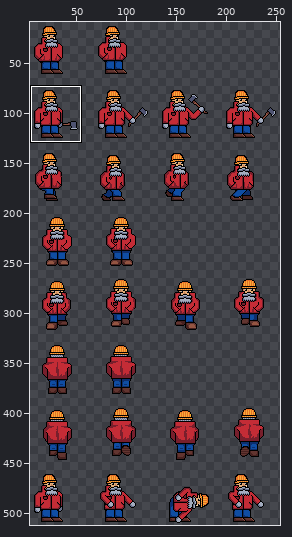
Two states of a sprite sheet, Assets/Art/Lumberjack/Lumberjack.png. The first picture is a wide view before the edit; the outline marks the close-up.
Close-up. Old version:
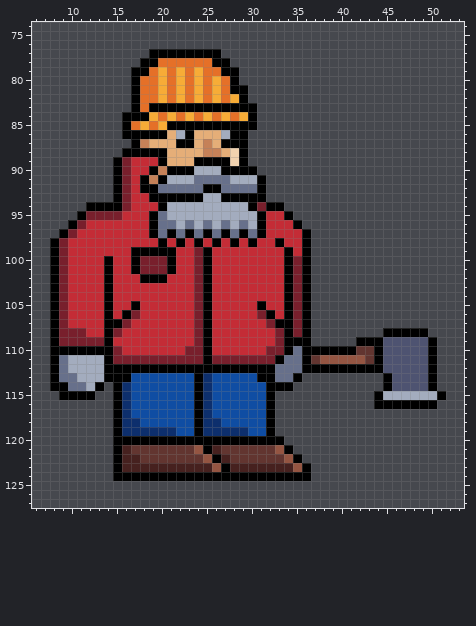
The file is 256x512 pixels. Shown: x 6..53, y 74..127. The wide view leaves out empty margins. The commit also changed other parts of the picture, which this record leaves out.
Once edited:
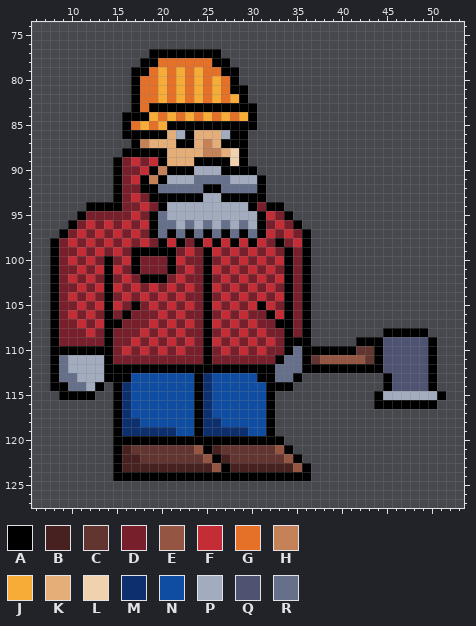
Palette (. is transparent): A #000000  B #46211f  C #623530  D #781f2c  E #945542  F #c42c36  G #e57028  H #c58158  J #f7ac37  K #e5ae78  L #f0d2af  M #0d2f6d  N #0f4da3  P #a3acbe  Q #4e5371  R #67708b
From old to new:
y 89: x 18 F -> D
y 90: x 17 F -> D
y 92: x 17 F -> D
y 93: x 18 F -> D
y 94: x 17 F -> D; x 19 F -> D
y 95: x 16 F -> D; x 18 F -> D; x 33 F -> D
y 96: x 13 F -> D; x 15 F -> D; x 17 F -> D; x 32 F -> D; x 34 F -> D
y 97: x 12 F -> D; x 14 F -> D; x 16 F -> D; x 18 F -> D; x 33 F -> D; x 35 F -> D
y 98: x 11 F -> D; x 13 F -> D; x 15 F -> D; x 17 F -> D; x 19 F -> D; x 23 F -> D; x 32 F -> D; x 34 F -> D
y 99: x 10 F -> D; x 12 F -> D; x 14 F -> D; x 16 F -> D; x 22 F -> D; x 27 F -> D; x 29 F -> D; x 31 F -> D; x 33 F -> D; x 35 F -> D
y 100: x 11 F -> D; x 13 F -> D; x 15 F -> D; x 23 F -> D; x 26 F -> D; x 28 F -> D; x 30 F -> D; x 32 F -> D
y 101: x 10 F -> D; x 12 F -> D; x 16 F -> D; x 22 F -> D; x 27 F -> D; x 29 F -> D; x 31 F -> D; x 33 F -> D
y 102: x 11 F -> D; x 13 F -> D; x 15 F -> D; x 17 F -> D; x 21 F -> D; x 23 F -> D; x 26 F -> D; x 28 F -> D; x 30 F -> D; x 32 F -> D
y 103: x 10 F -> D; x 12 F -> D; x 16 F -> D; x 18 F -> D; x 20 F -> D; x 22 F -> D; x 27 F -> D; x 29 F -> D; x 31 F -> D; x 33 F -> D
y 104: x 11 F -> D; x 13 F -> D; x 15 F -> D; x 17 F -> D; x 19 F -> D; x 21 F -> D; x 23 F -> D; x 26 F -> D; x 28 F -> D; x 30 F -> D; x 32 F -> D
y 105: x 10 F -> D; x 12 F -> D; x 16 F -> D; x 18 F -> D; x 20 F -> D; x 22 F -> D; x 27 F -> D; x 29 F -> D; x 33 F -> D
y 106: x 11 F -> D; x 13 F -> D; x 15 F -> D; x 18..19 FF -> DD; x 21 F -> D; x 23 F -> D; x 26 F -> D; x 28 F -> D; x 30 F -> D
y 107: x 10 F -> D; x 12 F -> D; x 17..18 FF -> DD; x 20 F -> D; x 22 F -> D; x 27 F -> D; x 29 F -> D; x 31 F -> D
y 108: x 13 F -> D; x 16..17 FF -> DD; x 19 F -> D; x 21 F -> D; x 23 F -> D; x 26 F -> D; x 28 F -> D; x 30 F -> D; x 32 F -> D
y 109: x 15..16 FF -> DD; x 18 F -> D; x 20 F -> D; x 22 F -> D; x 27 F -> D; x 29 F -> D; x 31 F -> D
y 110: x 17 F -> D; x 19 F -> D; x 21 F -> D; x 26 F -> D; x 28 F -> D; x 30 F -> D
Where, in picture pixels (left, top, right, bottom), the same in both close-ups:
changed: (68, 157, 302, 355)
